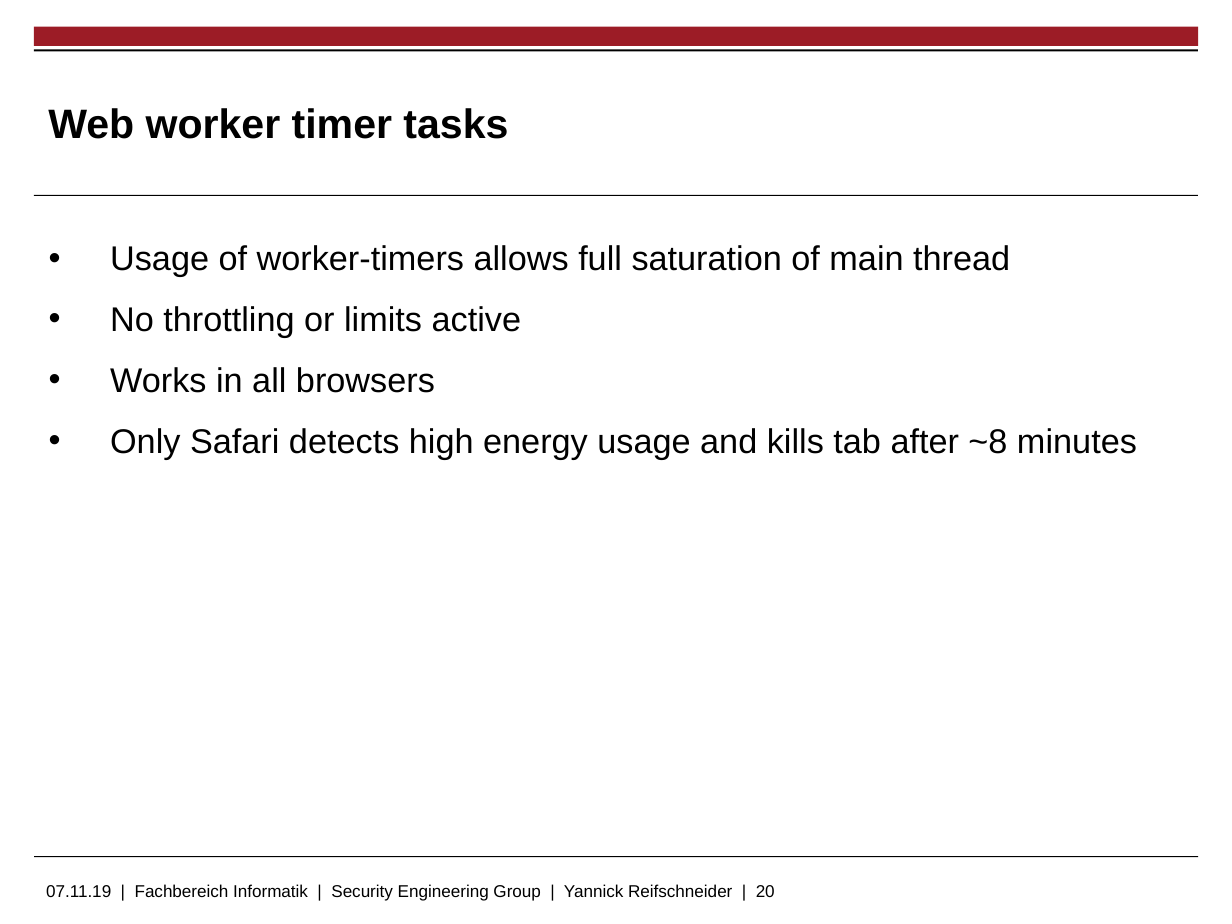
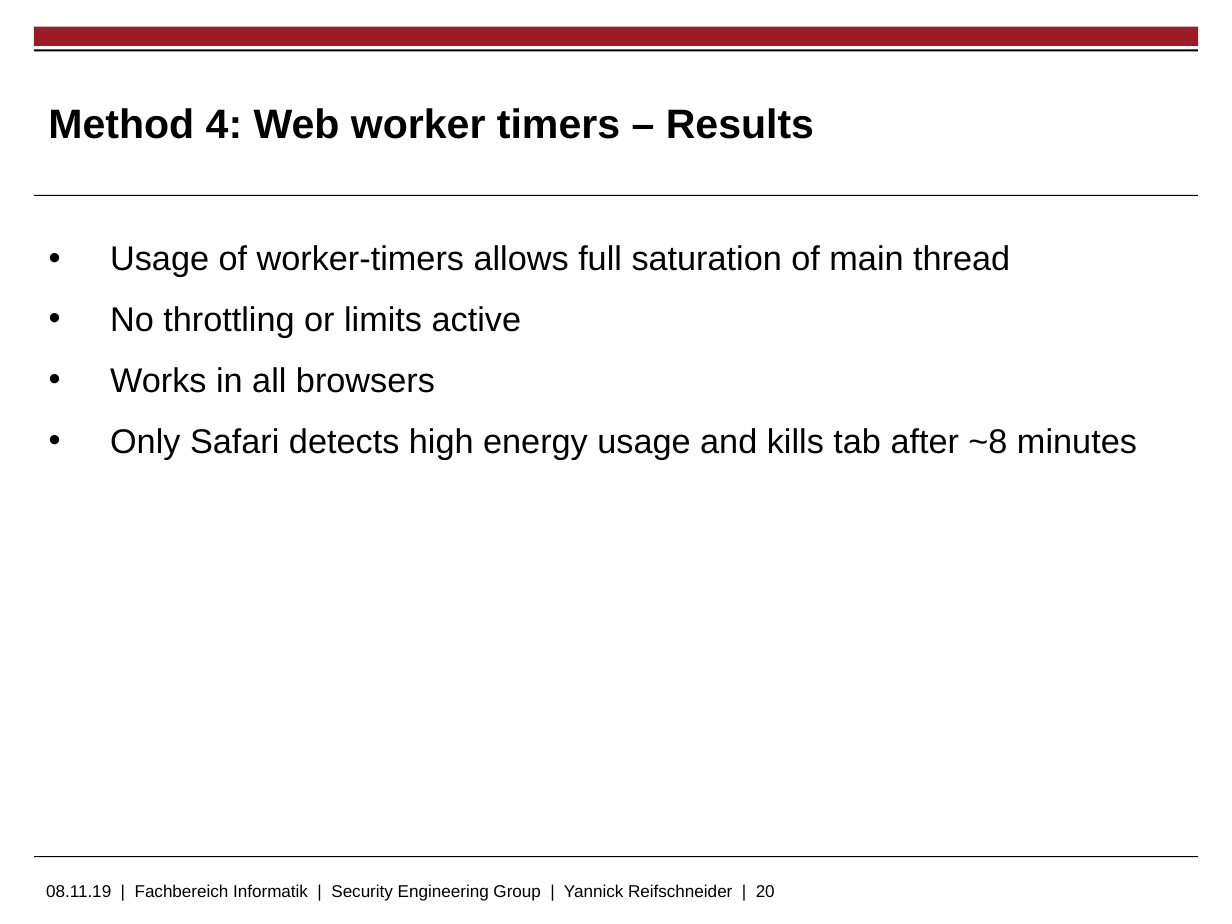
Before and after one commit to skidr0w/background-execution, a slide deck: slide 20 of thesis/slides.pptx. Drawn at 1232x924 pixels with LibreOffice and Linux fonts; fonts in the diff are those of the drawing; background and template pictures are left out. Boxes give left, top, right and bottom in pixels: in the first picture for what was removed or moved away, otherwise in the second. Text is boxed around its words. In the diff, an @@ line names an element or a change of style, - is before the commit and + after.

```diff
--- a/thesis/slides.pptx
+++ b/thesis/slides.pptx
@@ title at (x1=48, y1=108, x2=814, y2=139): text changed @@
-Web worker timer tasks
+Method 4: Web worker timers – Results
@@ text at (x1=46, y1=884, x2=775, y2=901): text changed @@
-07.11.19 | Fachbereich Informatik | Security Engineering Group | Yannick Reifschneider | 20
+08.11.19 | Fachbereich Informatik | Security Engineering Group | Yannick Reifschneider | 20
```
Also in this commit, not shown: 17 other slides changed, 2 slides added, 3 slides removed.
